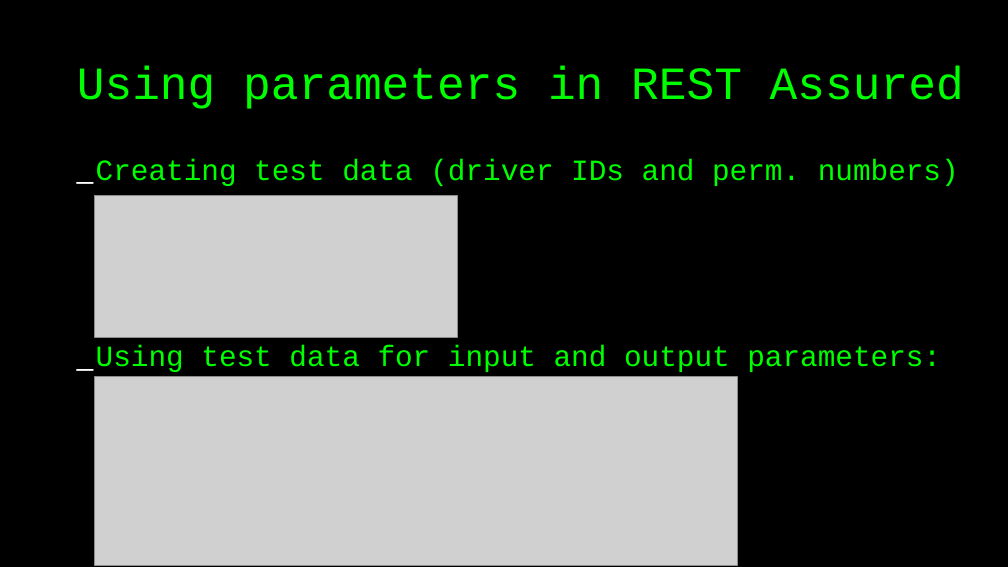
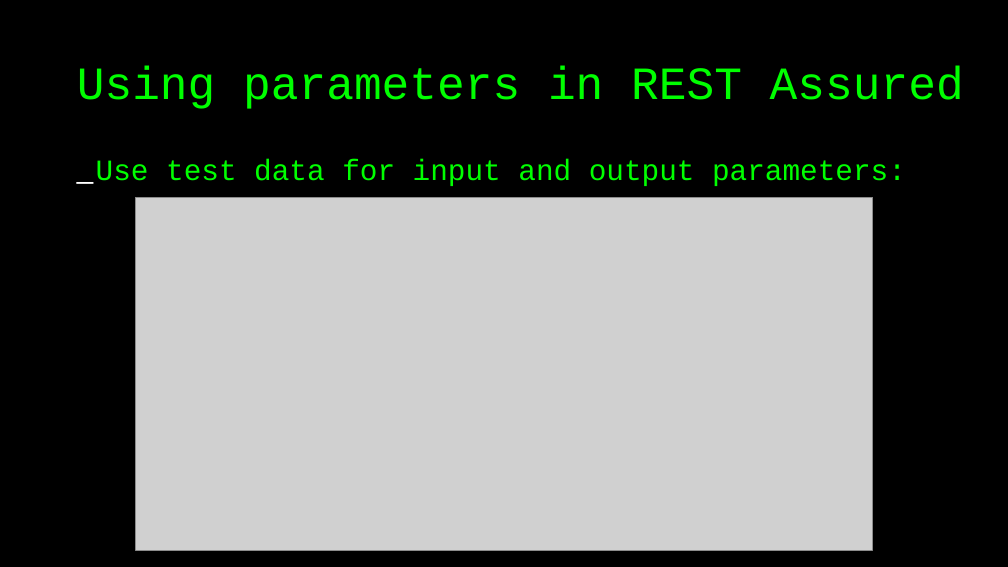
Before and after one commit to basdijkstra/rest-assured-workshop, a slide deck: slide 25 of RestAssuredWorkshop.odp. Drawn at 1008x567 pixels with LibreOffice and Linux fonts; fonts in the diff are those of the drawing; grey boxes stand for pictures. Boxes give left, top, right and bottom in pixels: in the first picture for what was removed or moved away, otherwise in the second. Text is boxed around its words. In the diff, an @@ line names an element or a change of style, - is before the commit and + after.

```diff
--- a/RestAssuredWorkshop.odp
+++ b/RestAssuredWorkshop.odp
@@ text at box(96, 159, 906, 186): text changed @@
-_ Creating test data (driver IDs and perm. numbers)
-_ Using test data for input and output parameters:
+_ Use test data for input and output parameters:
@@ picture: place and size @@
-picture at box(95, 196, 458, 337)
+picture at box(135, 197, 873, 550)
@@ picture removed at box(95, 377, 737, 566) @@
```
Also in this commit, not shown: 17 other slides changed, 3 slides added, 6 slides removed, 8 other files.
